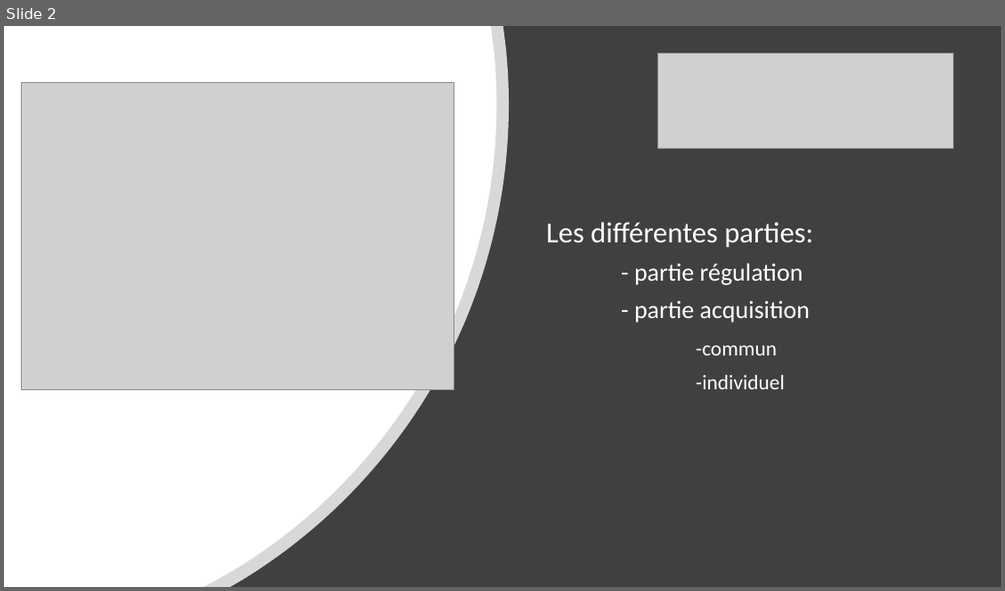
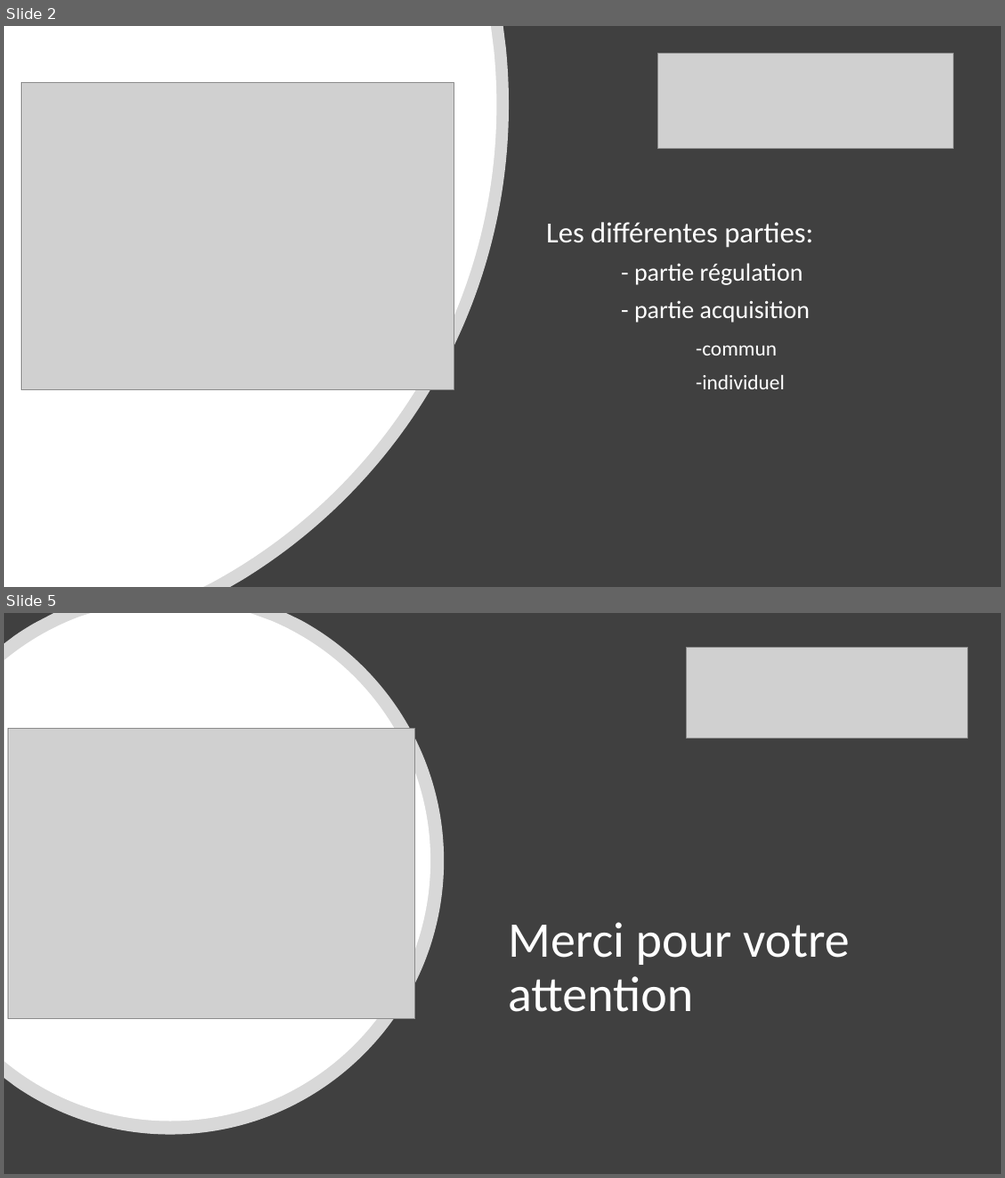
Before and after one commit to lucasminaud/projet_sfl5_serre_automatique, a slide deck: Partie personnelle Lucas MINAUD/revue/revue 3.pptx. Shown one above the other, each under a label of ours: slide 2 before the commit, slides 2 and 5 after it; the slides between them are not shown. The pictures are 1005x591 and 1005x1178 pixels, drawn with LibreOffice and Linux fonts; fonts in the diff are those of the drawing; grey boxes stand for pictures. Boxes give left, top, right and bottom in pixels: in the first picture for what was removed or moved away, otherwise in the second. Text is boxed around its words. In the diff, an @@ line names an element or a change of style, - is before the commit and + after.

```diff
--- a/Partie personnelle Lucas MINAUD/revue/revue 3.pptx
+++ b/Partie personnelle Lucas MINAUD/revue/revue 3.pptx
@@ slide 5 added at [4,613,1001,1174], background #FFFFFF @@
@@ rectangle added at [4,613,1001,1174], fill #404040 @@
@@ freeform shape added at [4,613,444,1135], fill #FFFFFF at 80% opacity @@
@@ freeform shape added at [5,613,431,1121], fill #FFFFFF @@
@@ picture added at [686,648,967,738] @@
@@ picture added at [8,728,415,1018] @@
@@ title added at [508,922,850,1012], 48 pt, text #FFFFFF @@
+Merci pour votre attention
```
Also in this commit, not shown: 2 slides changed, 1 slide removed, 7 other files.
